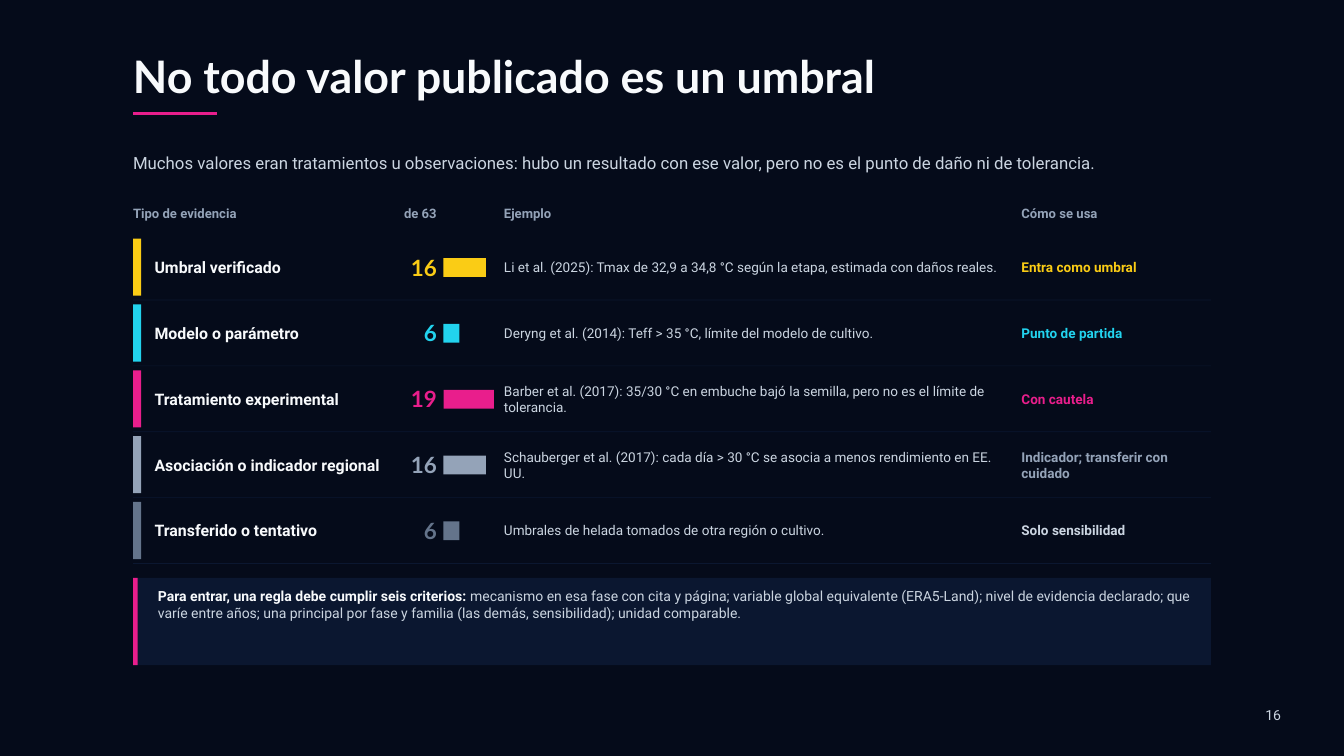
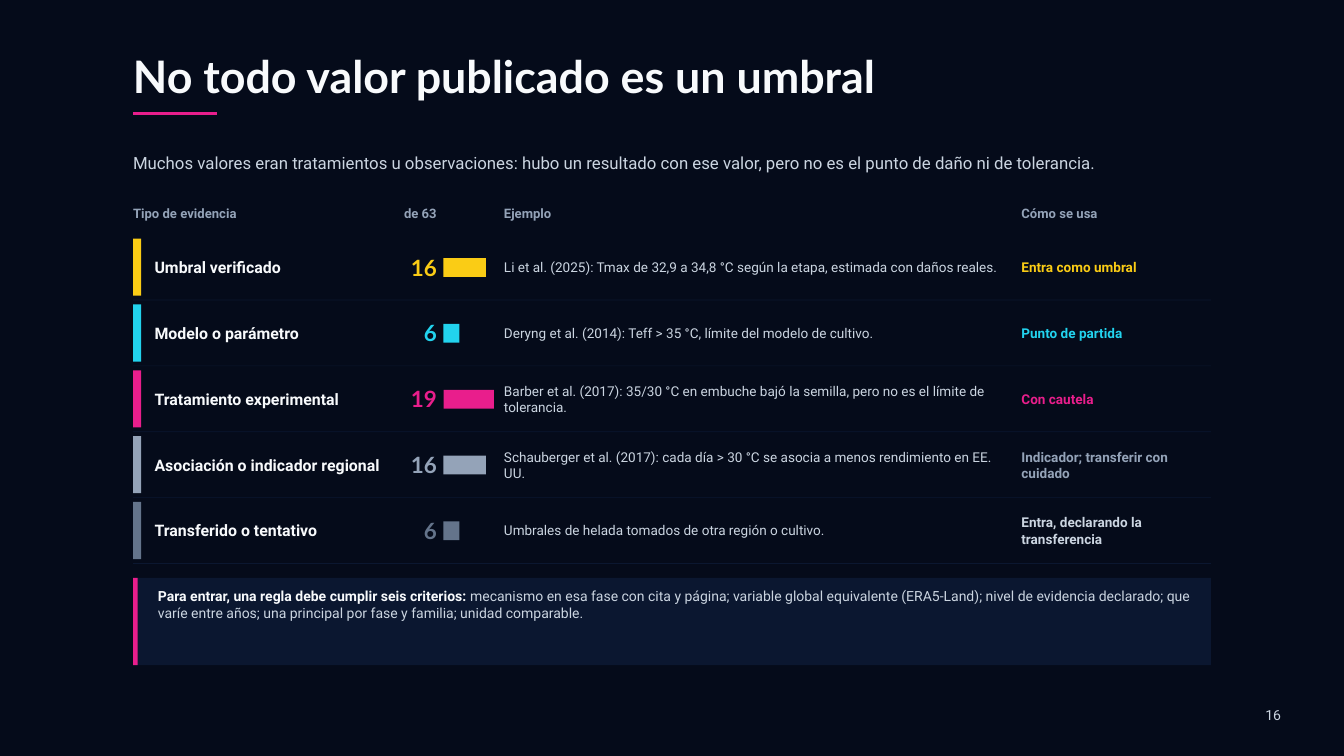
Before and after one commit to Pruizf0310/tesis-cereal-climate, a slide deck: slide 16 of presentacion/Avance_tesis.pptx. Drawn at 1344x756 pixels with LibreOffice and Linux fonts; fonts in the diff are those of the drawing. Boxes give left, top, right and bottom in pixels: in the first picture for what was removed or moved away, otherwise in the second. Text is boxed around its words. In the diff, an @@ line names an element or a change of style, - is before the commit and + after.

```diff
--- a/presentacion/Avance_tesis.pptx
+++ b/presentacion/Avance_tesis.pptx
@@ text at bbox=[1021, 517, 1142, 544]: text changed @@
-Solo sensibilidad
+Entra, declarando la transferencia
@@ text at bbox=[158, 590, 1190, 621]: text changed @@
-Para entrar, una regla debe cumplir seis criterios: mecanismo en esa fase con cita y página; variable global equivalente (ERA5-Land); nivel de evidencia declarado; que varíe entre años; una principal por fase y familia (las demás, sensibilidad); unidad comparable.
+Para entrar, una regla debe cumplir seis criterios: mecanismo en esa fase con cita y página; variable global equivalente (ERA5-Land); nivel de evidencia declarado; que varíe entre años; una principal por fase y familia; unidad comparable.
```
Also in this commit, not shown: 3 other slides changed, 2 other files.
